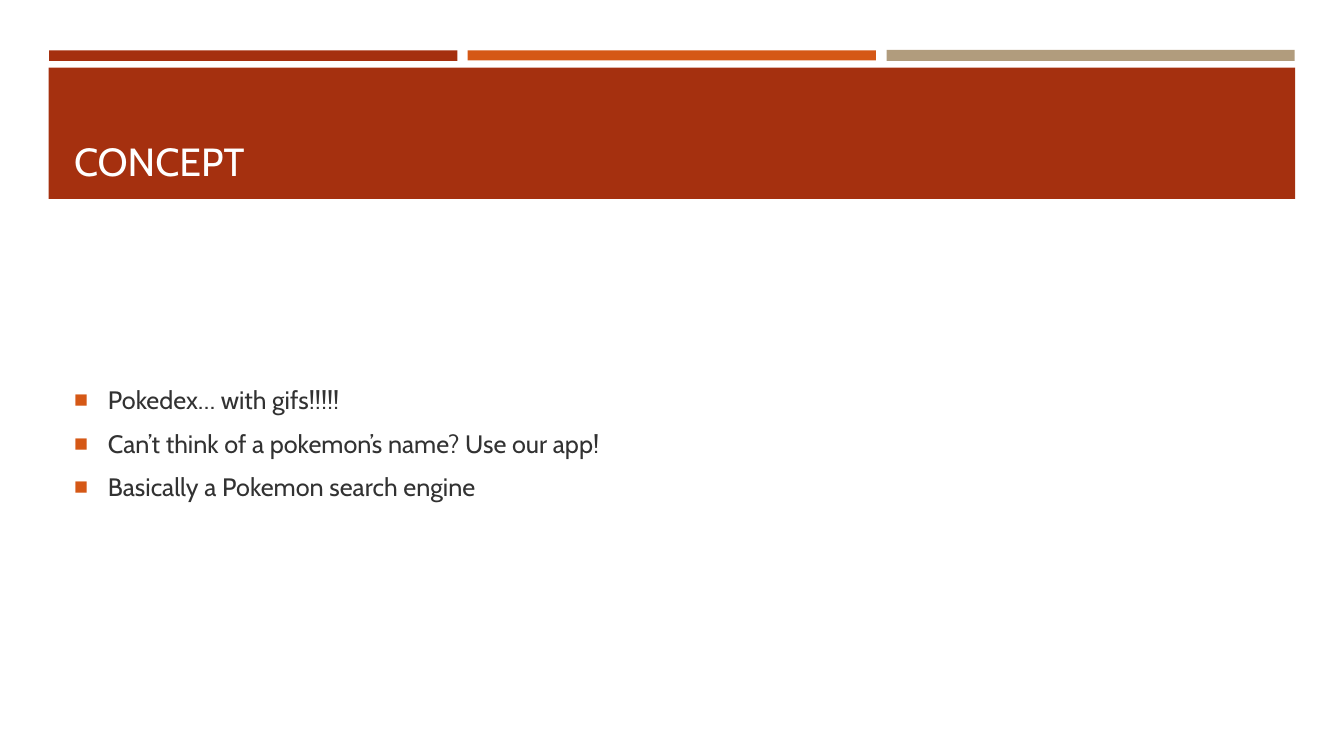
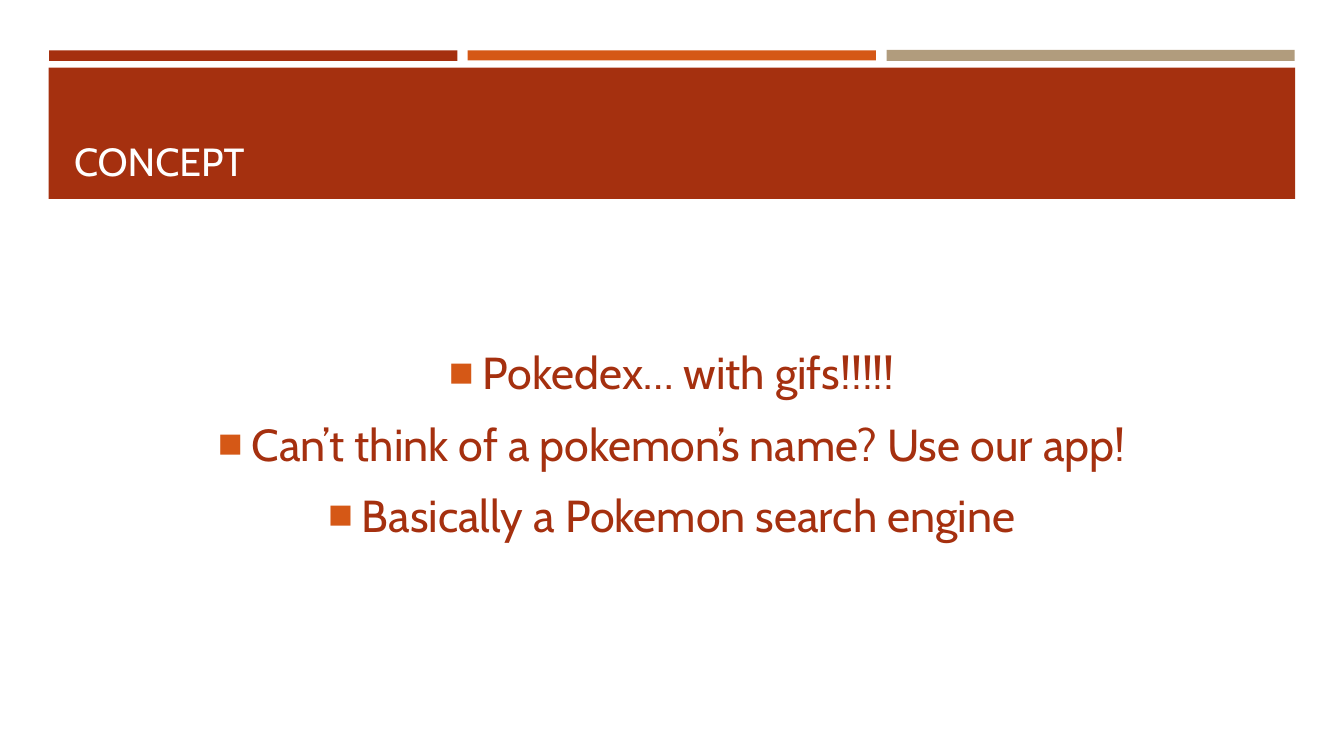
Before and after one commit to RaptorCentauri/Pokedex, a slide deck: slide 4 of The pokeproject.pptx. Drawn at 1344x756 pixels with LibreOffice and Linux fonts; fonts in the diff are those of the drawing. Boxes give left, top, right and bottom in pixels: in the first picture for what was removed or moved away, otherwise in the second. Text is boxed around its words. In the diff, an @@ line names an element or a change of style, - is before the commit and + after.

```diff
--- a/The pokeproject.pptx
+++ b/The pokeproject.pptx
@@ text "Pokedex… with gifs!!!!!" at (x1=252, y1=355, x2=1125, y2=542): size 18 to 32 pt, text colour #323232 to #A5300F; alignment left to centre; more space between paragraphs @@
```
Also in this commit, not shown: 6 other slides changed, 1 slide added.
